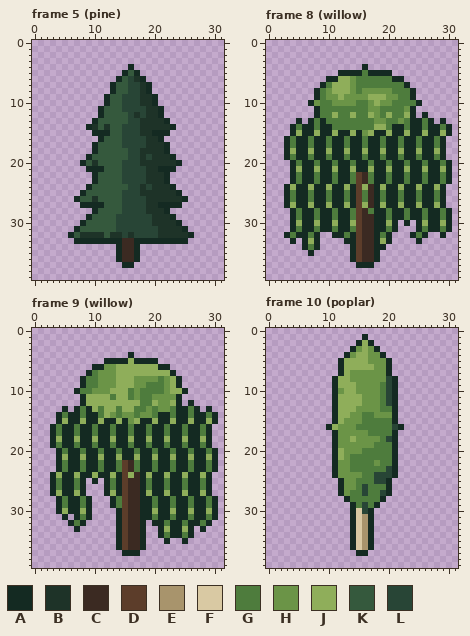
Two states of a pixel-art file, art/terrain/trees.aseprite. Above, as it was before the edit.
32x40 pixels, 13 frames. Colours within 5 levels of each other are drawn and written as one. Shown: frame 5 (pine), frame 8 (willow), frame 9 (willow), frame 10 (poplar). The commit also changed other frames, which this record leaves out.
Palette (. is transparent): A #142a22  B #1e3328  C #3b2a22  D #5c3d2a  E #a8946c  F #d9c9a3  G #4e7c3d  H #6b9447  J #8fae5a  K #35593d  L #284536
The same view after the edit:
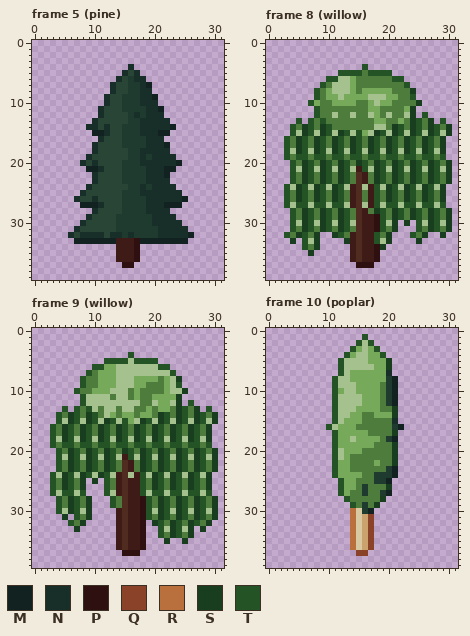
Colours new in this view: M #112221  N #182f29  P #2f1011  Q #8a4328  R #ba703c  S #193e1f  T #245325
Difference:
colour C: #3b2a22 -> #3f1b17
colour D: #5c3d2a -> #4f2b20
colour E: #a8946c -> #cba26d
colour H: #6b9447 -> #77a95a
colour J: #8fae5a -> #a5c18d
colour K: #35593d -> #284536
colour L: #284536 -> #1f3b30
Changed rows in their new state; - is a pixel that keeps its letter.
Frame 5 (pine):
first column x 6:
 4 ----------N----------
 5 ---------N-N---------
 6 --------N--NN--------
 7 -------N----NM-------
 8 -------N----NN-------
 9 ------N-----NNM------
10 ------N-----NNN------
11 -----N-------NNM-----
12 -----N-----N-NNN-----
13 ----N-------NNNNN----
14 ---NN-N-----NNNNNM---
15 ----MMN-----NNNMM----
16 -----N-------NNN-----
17 ----N--------NNNM----
18 ----N-------NNNNN----
19 ---N--------N-NNNN---
20 --N-N-------NNNNNNM--
21 ---MMN-------NNNMM---
22 ----N--------NNNM----
23 ----N--------NNNN----
24 ---N--------N-NNNN---
25 --N---------NNNNNNN--
26 -N--N--------NNNNNNM-
27 --MMMN-------NNNMMM--
28 ----N--------NNNN----
29 ---N----------NNNN---
30 --N-----------NNNNN--
31 -N-------------NNNNN-
32 N-NNNN-NN-N----NNNNNM
33 -MMMMMMMC--PMMMMMMMM-
34 --------C--P---------
35 --------C--P---------
36 --------C--P---------
37 ---------PP----------
Frame 8 (willow):
first column x 3:
 4 -------------T--------------
 5 ---------TTTT-TTTT----------
 6 -------TT---------TT--------
 7 ------T-------------T-------
 8 -----T---------------S------
 9 -----T---------------T------
10 ----T-----------------S-----
11 -----T---------------S------
12 -----T---------------S-T----
13 --T-T-T--------------ST-S-T-
14 -T-ST-ST----------ST-ST-ST-S
15 -T-ST-ST-ST-T--ST-ST-ST-ST-S
16 T-ST-ST-ST-ST-ST-ST-ST-ST-S-
17 T-ST-ST-ST-ST-ST-ST-ST-ST-S-
18 T-ST-ST-ST-ST-ST-ST-ST-ST-S-
19 T-TT-TT-TT-TT-TT-TT-TT-TT-T-
20 -T-ST-ST-ST-ST-ST-ST-ST-ST-S
21 -T-ST-ST-ST-CT-ST-ST-ST-ST-S
22 -T-ST-ST-ST----ST-ST-ST-ST-S
23 -T-ST-ST-ST----ST-ST-ST-ST-S
24 T-ST-ST-ST-C---T-ST-ST-ST-S-
25 T-ST-ST-ST-C---T-ST-ST-ST-S-
26 T-ST-ST-ST-C---T-ST-ST-ST-S-
27 T-TT-TT-TT-C---T-TT-TT-TT-T-
28 -T-ST-ST-ST----ST-ST-ST-ST-S
29 -T-ST-ST-ST----PT-ST-ST-ST-S
30 -T-ST-ST-ST----PT-S-S-T-ST-S
31 -T-ST-ST-ST----PT-S---T-ST-S
32 T-ST-S--ST-C---T-S---T-S--S-
33 -S-T-S----SC---T-S----S-----
34 ---T-S-----C---PS-----------
35 ----S------C---P------------
36 -----------C---P------------
37 ------------PPP-------------
Frame 9 (willow):
first column x 3:
 4 -------------T--------------
 5 ---------TTTT-TTTT----------
 6 -------TT---------TT--------
 7 ------T-------------T-------
 8 -----T---------------S------
 9 -----T---------------T------
10 ----T-----------------S-----
11 -----T---------------S------
12 -----T---------------S-T----
13 --T-T-T--------------ST-S-T-
14 -T-ST-ST----------ST-ST-ST-S
15 -T-ST-ST-ST-T--ST-ST-ST-ST-S
16 T-ST-ST-ST-ST-ST-ST-ST-ST-S-
17 T-ST-ST-ST-ST-ST-ST-ST-ST-S-
18 T-ST-ST-ST-ST-ST-ST-ST-ST-S-
19 T-TT-TT-TT-TT-TT-TT-TT-TT-T-
20 -T-ST-ST-ST-ST-ST-ST-ST-ST-S
21 -T-ST-ST-ST-CT-ST-ST-ST-ST-S
22 -T-ST-ST-ST----ST-ST-ST-ST-S
23 -T-ST-ST-ST----ST-ST-ST-ST-S
24 T-ST-ST-ST-C---T-ST-ST-ST-S-
25 T-ST-S-S-T-C---T-ST-ST-ST-S-
26 T-ST-S---T-C---T-ST-ST-ST-S-
27 T-TT-T---T-C---T-TT-TT-TT-T-
28 -T-ST-S---T----PT-ST-ST-ST-S
29 -T-ST-S---T----PT-ST-ST-ST-S
30 -T-ST-S----C---PT-ST-ST-ST-S
31 --S-T-S----C---PT-ST-ST-ST-S
32 ---T-S-----C---P-ST-ST-ST-S-
33 ----S------C---P--T-ST-S-S--
34 -----------C---P--T-ST-S----
35 -----------C---P---S--S-----
36 -----------C---P------------
37 ------------PPP-------------
Frame 10 (poplar):
first column x 10:
 1 ------T------
 2 -----T-T-----
 3 ----T---T----
 4 ---T-----T---
 5 --T-------S--
 6 --T-------S--
 7 --T-------N--
 8 -T---------M-
 9 -T---------M-
10 -T---------M-
11 -T---------M-
12 -T---------M-
13 -T---------S-
14 -T---------S-
15 -T---------N-
16 T-----------M
17 -T---------S-
18 -T---------M-
19 -T---------S-
20 -T---------S-
21 -T---------S-
22 -T---------S-
23 -T---------M-
24 -T---------M-
25 --T-------M--
26 --T-------S--
27 --T-------M--
28 ---T-----S---
29 ----T---S----
30 ----R--M-----
31 ----R--Q-----
32 ----R--Q-----
33 ----R--Q-----
34 ----R--Q-----
35 ----R--Q-----
36 ----R--Q-----
37 -----QQ------
Boxes around the changes in both pictures, in picture pixels (x1, y1, x2, y2):
changed: (68, 64, 194, 268)
changed: (284, 64, 452, 268)
changed: (50, 352, 218, 556)
changed: (326, 334, 404, 556)
